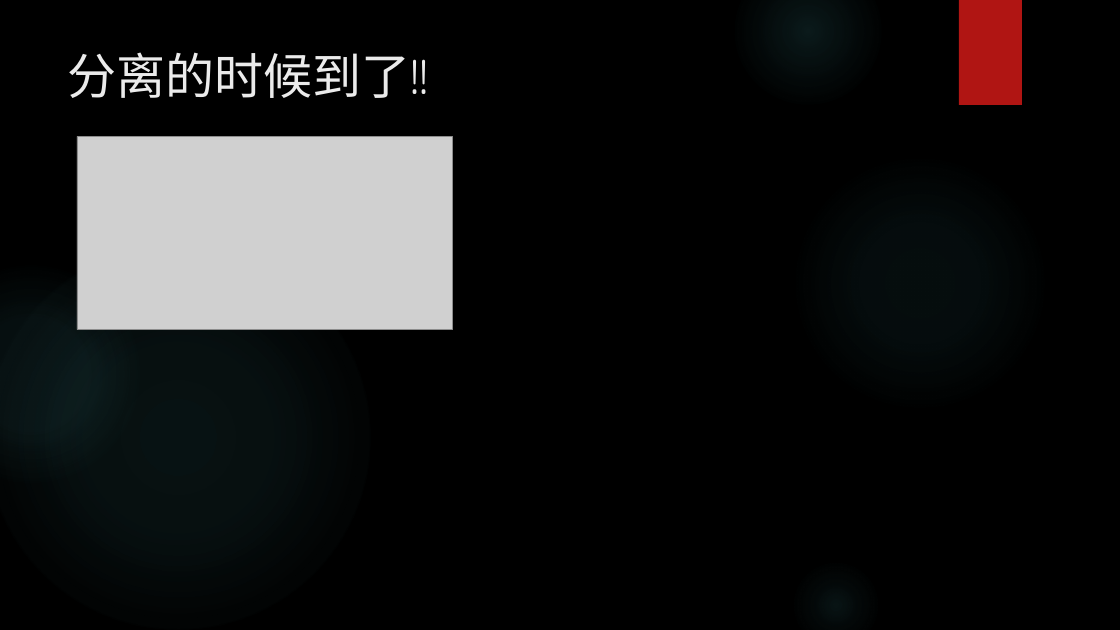
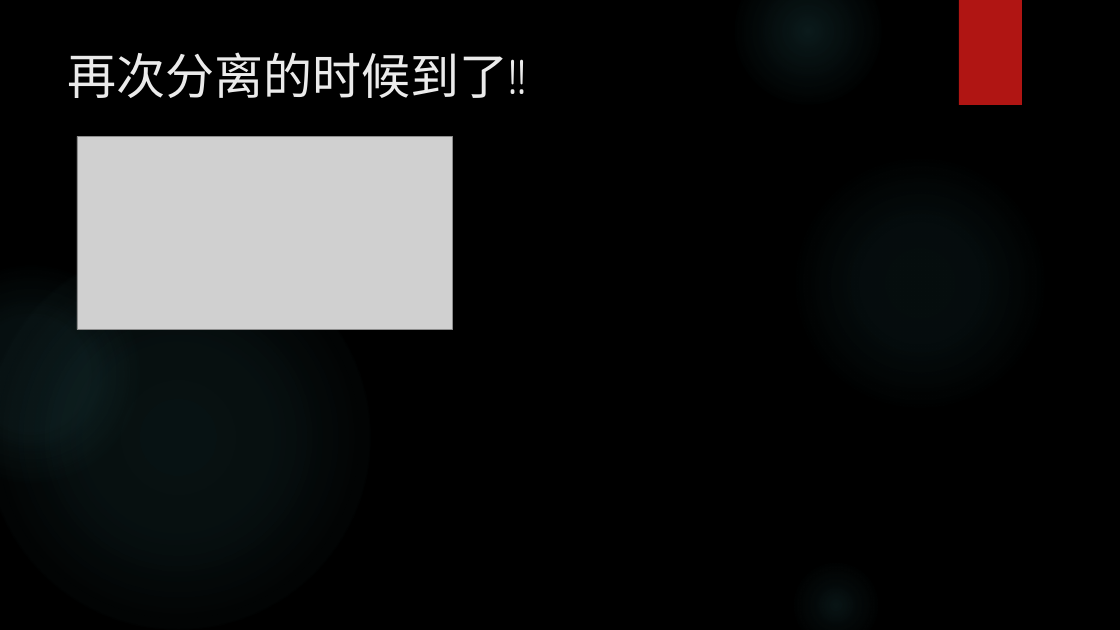
Before and after one commit to erichua23/prj, a slide deck: slide 9 of jsmvc/docs/Frontend MVC(EricHua).pptx (slide 8 before the commit). Drawn at 1120x630 pixels with LibreOffice and Linux fonts; fonts in the diff are those of the drawing; grey boxes stand for pictures; background and template pictures are left out. Boxes give left, top, right and bottom in pixels: in the first picture for what was removed or moved away, otherwise in the second. Text is boxed around its words. In the diff, an @@ line names an element or a change of style, - is before the commit and + after.

```diff
--- a/jsmvc/docs/Frontend MVC(EricHua).pptx
+++ b/jsmvc/docs/Frontend MVC(EricHua).pptx
@@ title at [68, 52, 527, 98]: text changed @@
-分离的时候到了!!
+再次分离的时候到了!!
```
Also in this commit, not shown: 18 other slides changed, 29 slides added, 19 slides removed.
